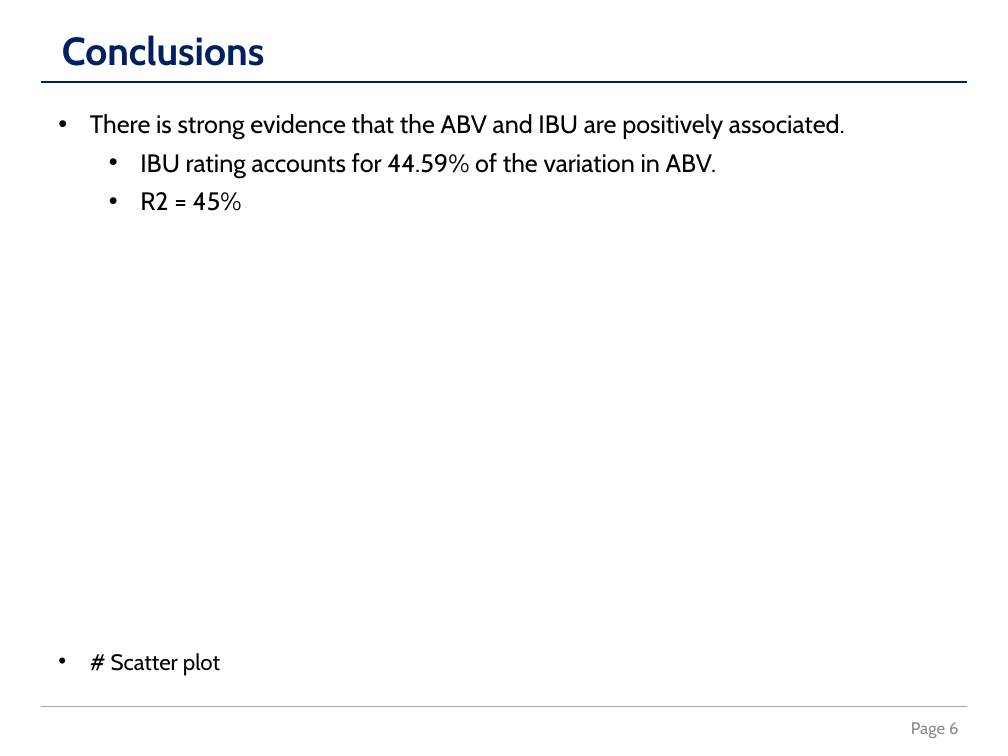
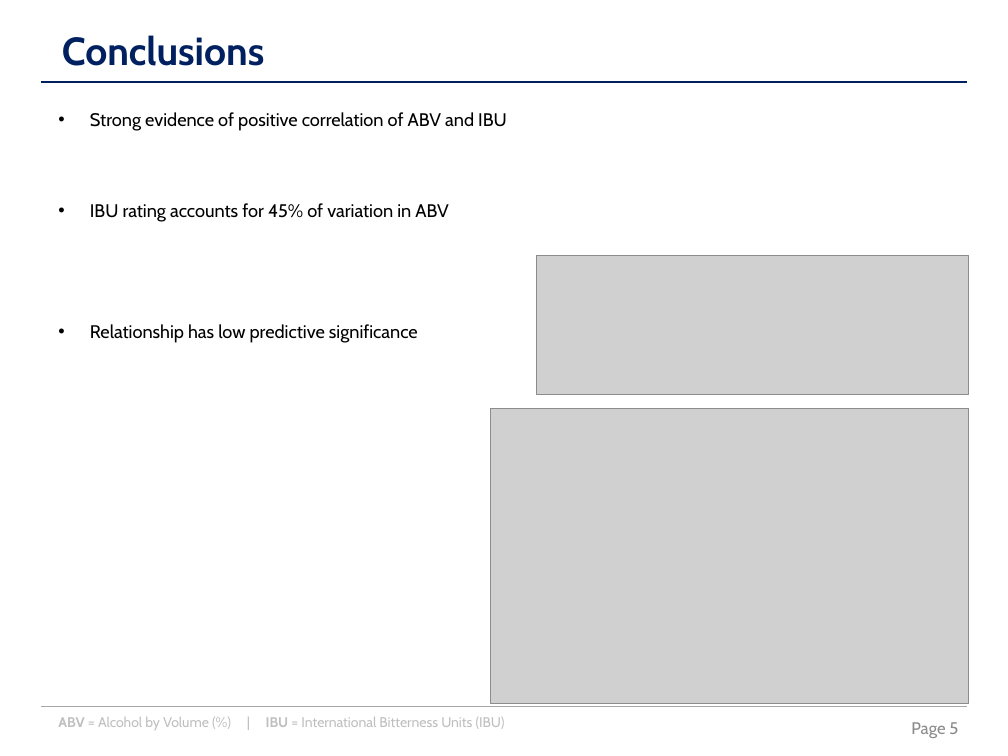
Before and after one commit to la-mar/DDS_Case_Study_1, a slide deck: slide 5 of docs/revised_presentation_from_template.pptx (slide 6 before the commit). Drawn at 1008x756 pixels with LibreOffice and Linux fonts; fonts in the diff are those of the drawing; grey boxes stand for pictures. Boxes give left, top, right and bottom in pixels: in the first picture for what was removed or moved away, otherwise in the second. Text is boxed around its words. In the diff, an @@ line names an element or a change of style, - is before the commit and + after.

```diff
--- a/docs/revised_presentation_from_template.pptx
+++ b/docs/revised_presentation_from_template.pptx
@@ text at box(90, 112, 507, 343): text changed; size 18 to 13 pt @@
-• There is strong evidence that the ABV and IBU are positively associated.
-  • IBU rating accounts for 44.59% of the variation in ABV.
-  • R2 = 45%
-• # Scatter plot
+• Strong evidence of positive correlation of ABV and IBU
+• IBU rating accounts for 45% of variation in ABV
+• Relationship has low predictive significance
@@ picture added at box(536, 255, 969, 394) @@
@@ picture added at box(491, 408, 969, 704) @@
@@ text added at box(58, 717, 505, 730), 10 pt, text #BFBFBF @@
+ABV = Alcohol by Volume (%) | IBU = International Bitterness Units (IBU)
@@ page number at box(911, 722, 958, 738): text changed @@
-Page 6
+Page 5
```
Also in this commit, not shown: 2 other slides changed, 2 slides added, 3 slides removed, 18 other files.
